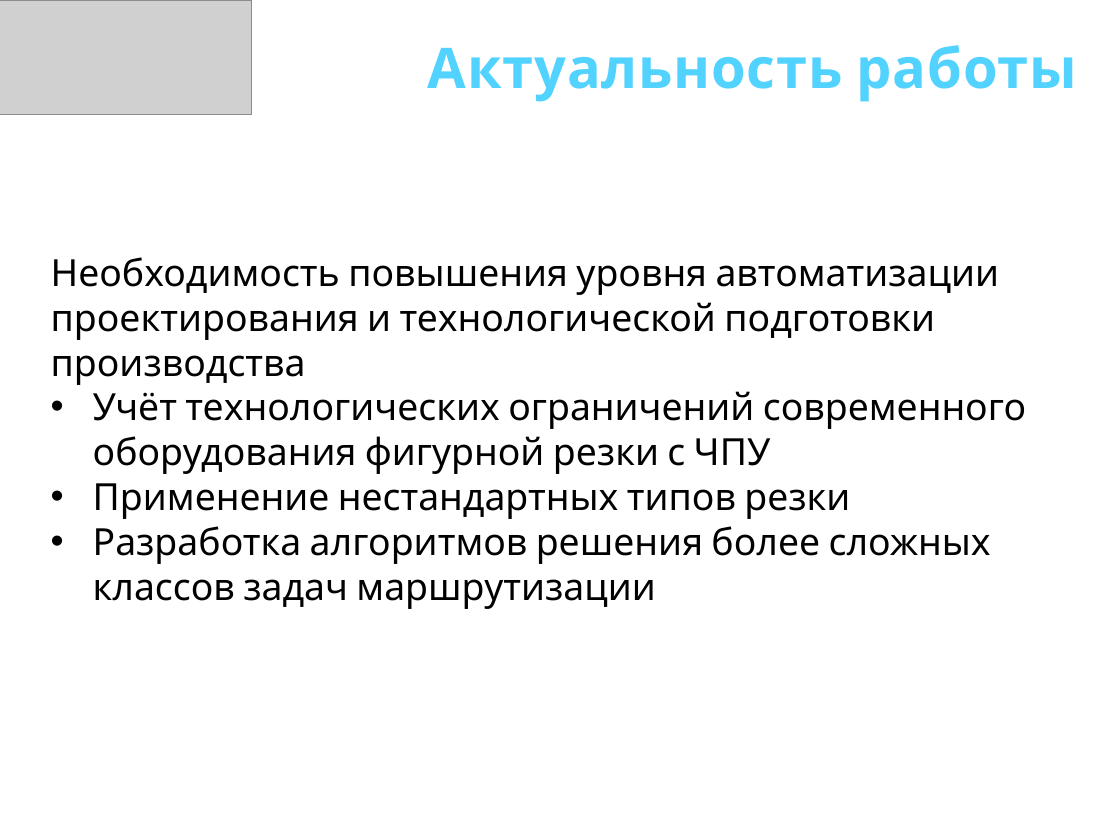
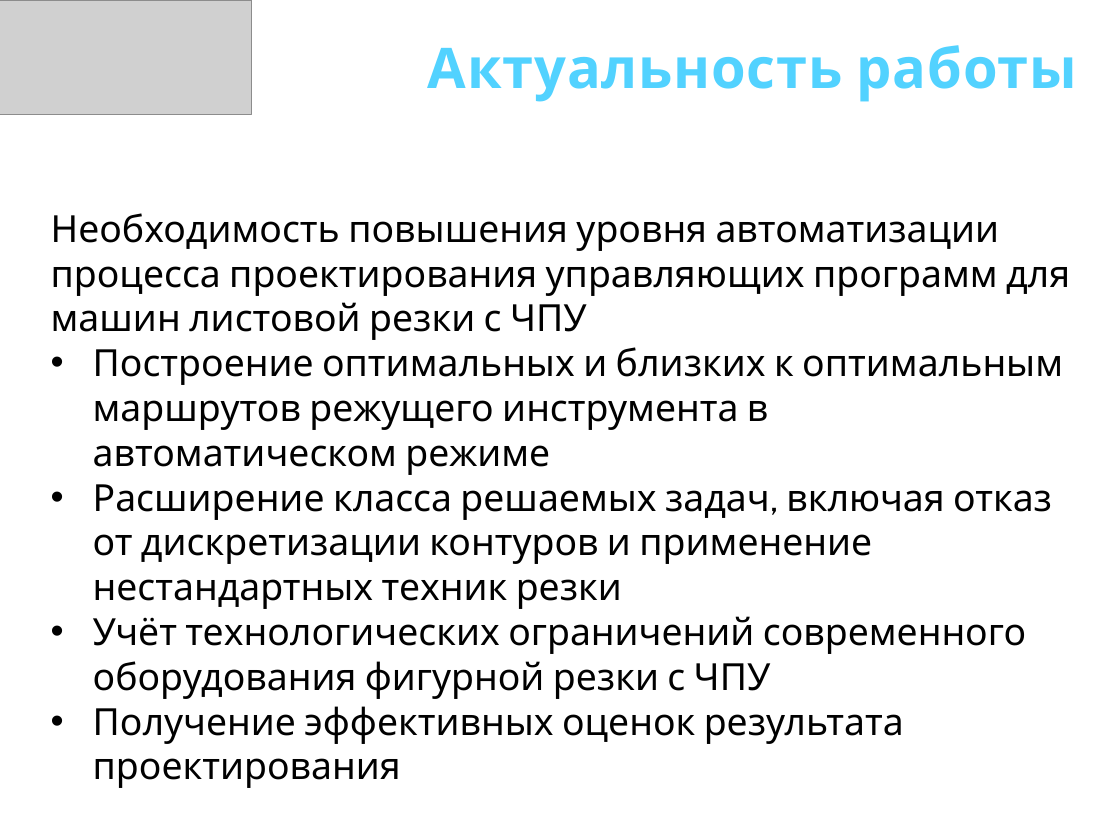
Before and after one commit to ukoloff/these, a slide deck: slide 3 of docx/К заседанию/30 Доклад.pptx (slide 4 before the commit). Drawn at 1120x840 pixels with LibreOffice and Linux fonts; fonts in the diff are those of the drawing; grey boxes stand for pictures. Boxes give left, top, right and bottom in pixels: in the first picture for what was removed or moved away, otherwise in the second. Text is boxed around its words. In the diff, an @@ line names an element or a change of style, - is before the commit and + after.

```diff
--- a/docx/К заседанию/30 Доклад.pptx
+++ b/docx/К заседанию/30 Доклад.pptx
@@ text "Необходимость повышения уровня автоматизации процесса ...": place and size @@
-text "Необходимость повышения уровня автоматизации процесса ..." at (51,257,1026,609)
+text "Необходимость повышения уровня автоматизации процесса ..." at (51,213,1070,788)
@@ text at (51,213,1070,609): text changed @@
-Необходимость повышения уровня автоматизации проектирования и технологической подготовки производства
+Необходимость повышения уровня автоматизации процесса проектирования управляющих программ для машин листовой резки с ЧПУ
+• Построение оптимальных и близких к оптимальным маршрутов режущего инструмента в автоматическом режиме
+• Расширение класса решаемых задач, включая отказ от дискретизации контуров и применение нестандартных техник резки
@@ text at (93,706,904,788): text changed @@
-• Применение нестандартных типов резки
-• Разработка алгоритмов решения более сложных классов задач маршрутизации
+• Получение эффективных оценок результата проектирования
```
Also in this commit, not shown: 1 other slide changed, 1 slide removed.
